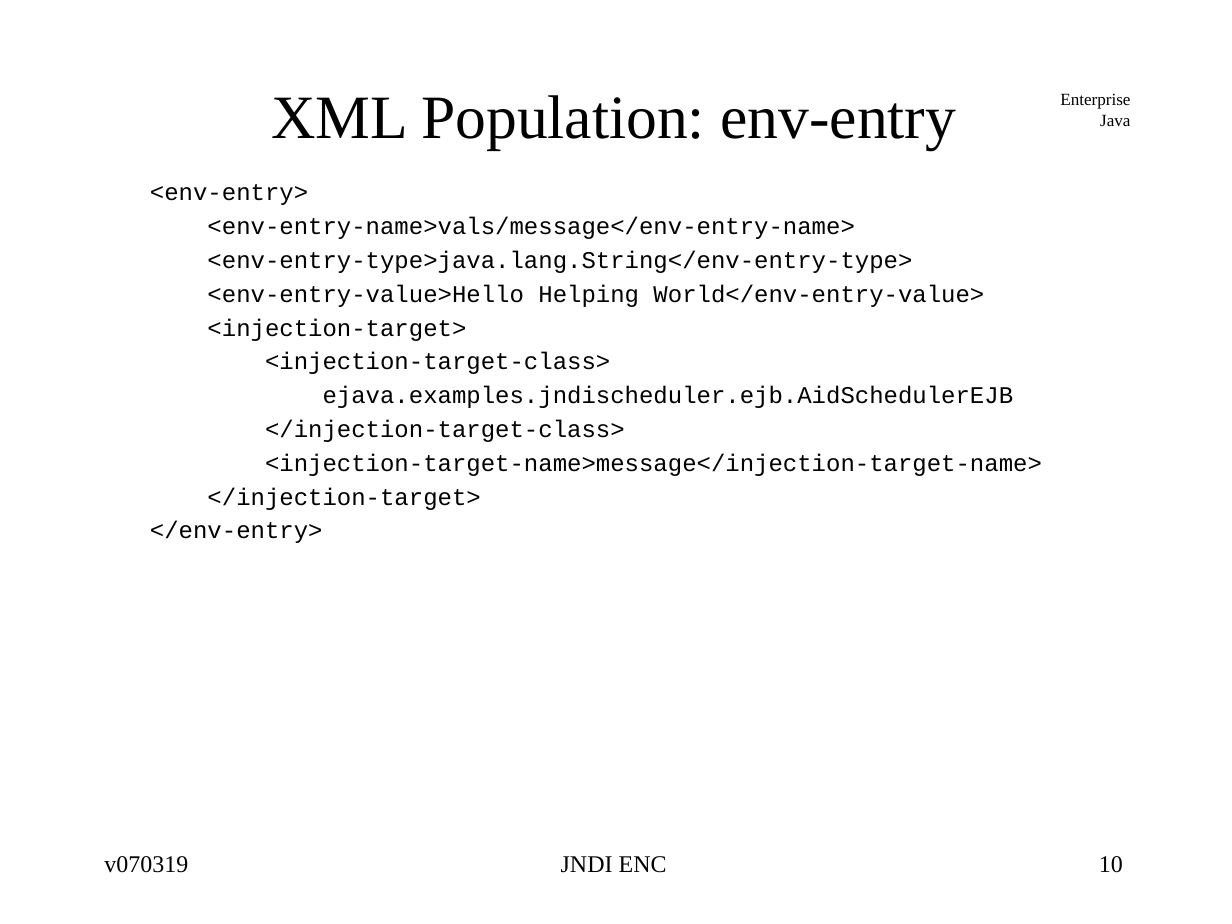
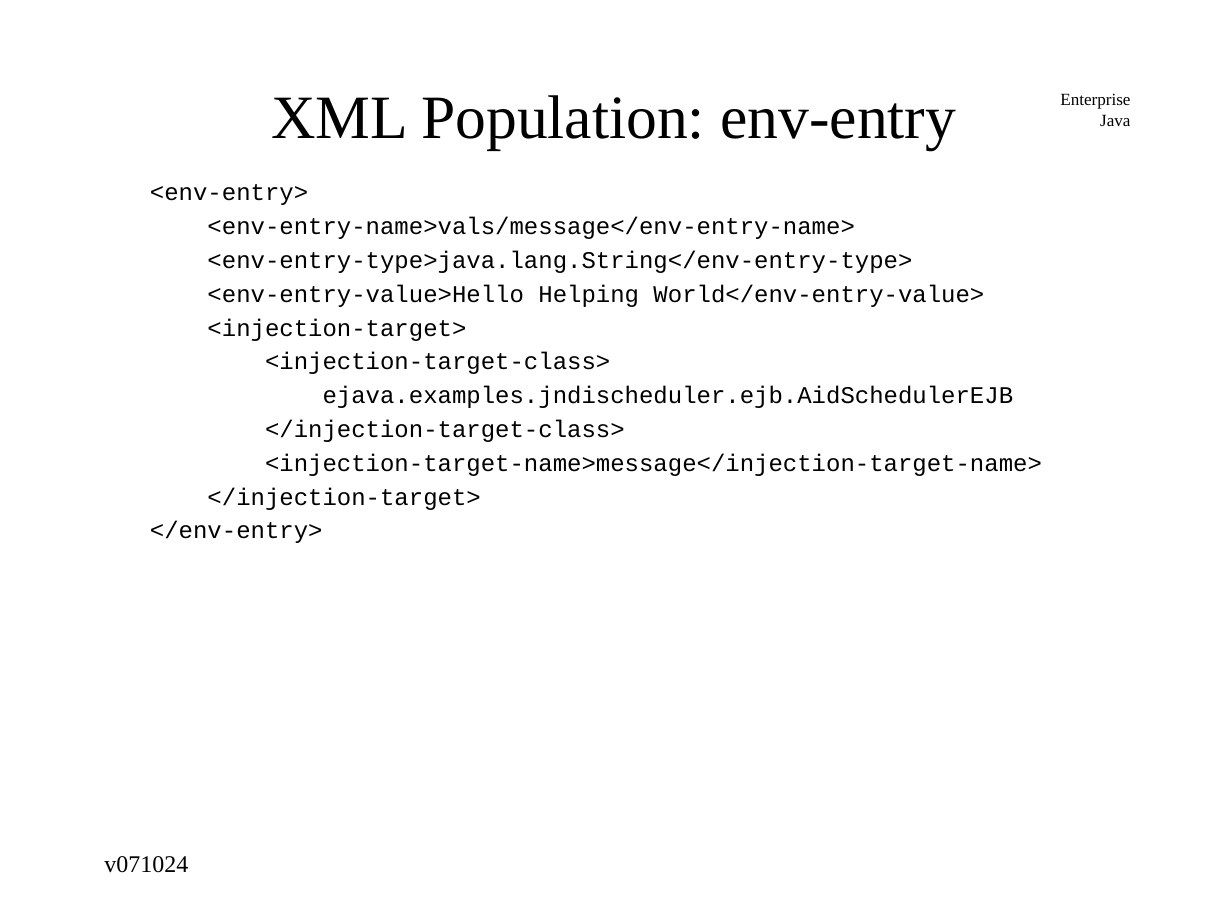
Before and after one commit to jcstaff/ejava-javaee, a slide deck: slide 10 of jndiDemo/src/site/resources/lectures/jndiENC.ppt. Drawn at 1232x924 pixels with LibreOffice and Linux fonts; fonts in the diff are those of the drawing. Boxes give left, top, right and bottom in pixels: in the first picture for what was removed or moved away, otherwise in the second. Text is boxed around its words. In the diff, an @@ line names an element or a change of style, - is before the commit and + after.

```diff
--- a/jndiDemo/src/site/resources/lectures/jndiENC.ppt
+++ b/jndiDemo/src/site/resources/lectures/jndiENC.ppt
@@ text at bbox=[104, 856, 188, 873]: text changed @@
-v070319
+v071024
@@ text removed at bbox=[561, 856, 667, 873] @@
-JNDI ENC
@@ page number removed at bbox=[1099, 856, 1123, 873] @@
-10
```
Also in this commit, not shown: 15 other slides changed, 9 other files.
